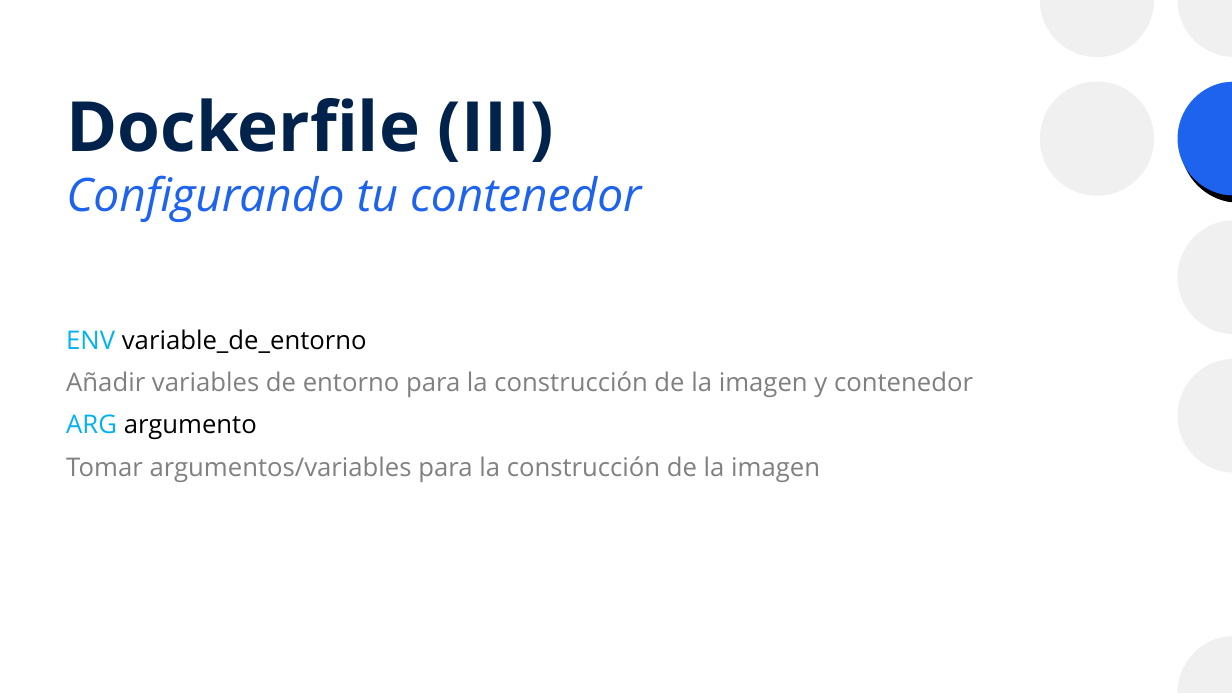
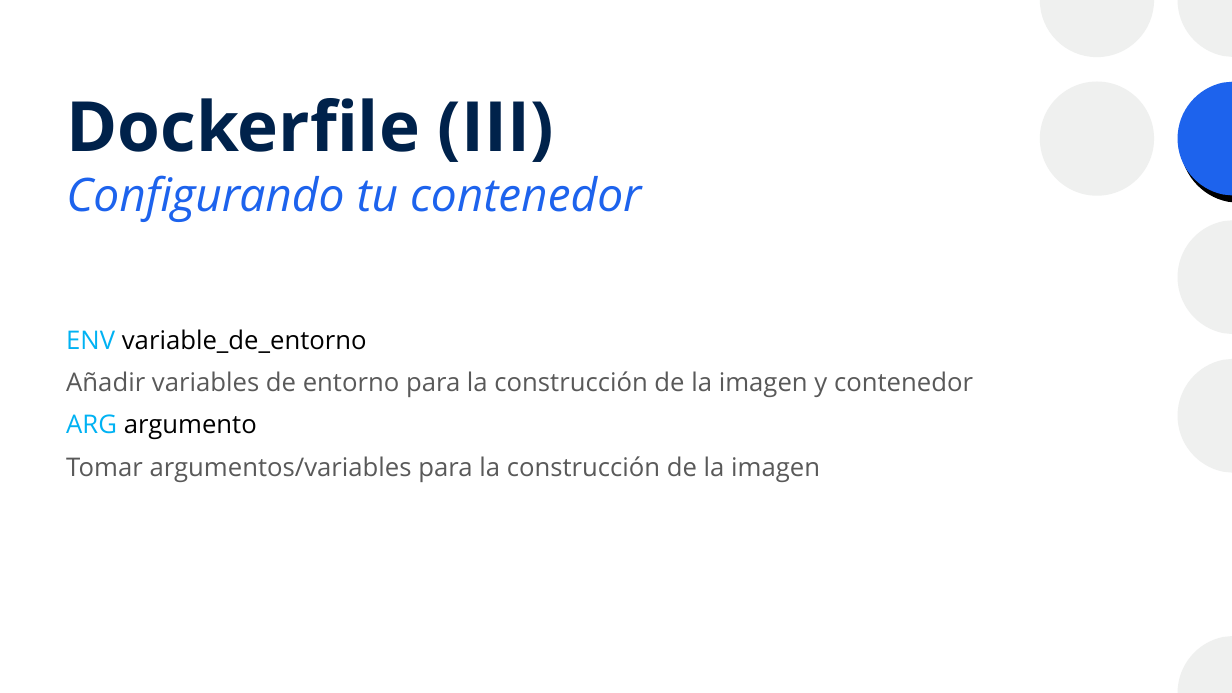
Before and after one commit to josanri/docker-workshop, a slide deck: slide 15 of Introducción a Docker.pptx. Drawn at 1232x693 pixels with LibreOffice and Linux fonts; fonts in the diff are those of the drawing. Boxes give left, top, right and bottom in pixels: in the first picture for what was removed or moved away, otherwise in the second. Text is boxed around its words. In the diff, an @@ line names an element or a change of style, - is before the commit and + after.

```diff
--- a/Introducción a Docker.pptx
+++ b/Introducción a Docker.pptx
@@ text at (66,371,973,482): text colour #808080 to #595959 in "Añadir variables de entorno para la construcción ...", "Tomar argumentos/variables para la construcción de la ..." @@
```
Also in this commit, not shown: 16 other slides changed, 2 slides added, 1 slide removed, 1 other file.
